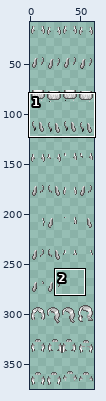
Two states of a sprite sheet, TrendyHaley/assets/Characters/Haley_winter_overlay_hair_gray.png. The first picture is a wide view before the edit; the outline marks the close-up.
Close-up. Before the commit:
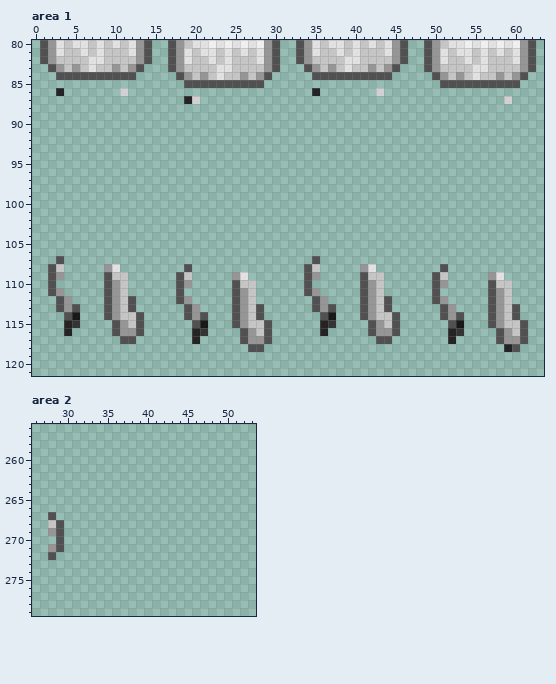
The file is 64x384 pixels. Colours within 5 levels of each other are drawn and written as one. Shown: area 1: x 0..63, y 80..121; area 2: x 26..53, y 256..279. The wide view leaves out empty margins. The commit also changed other parts of the picture, which this record leaves out.
And afterwards:
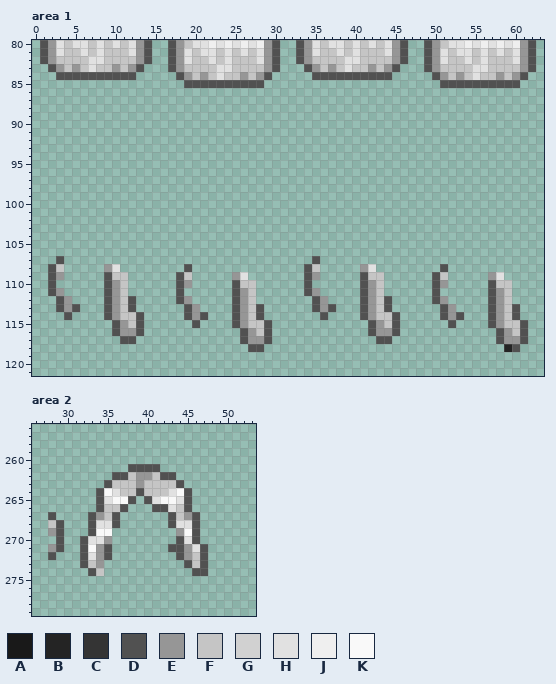
Palette (. is transparent): A #191919  B #242424  C #343434  D #515151  E #969696  F #c5c5c5  G #d1d1d1  H #e1e1e1  J #efefef  K #f9f9f9
What changed:
--- area 1
@@ x 0..63 @@
  85 ...................DDDDDDDDDD......................DDDDDDDDDD...
- 86 ...B.......G.......................B.......G....................
- 87 ...................BG......................................G....
+ 86 ................................................................
+ 87 ................................................................
  88 ................................................................
@@ x 0..63 @@
 113 ...DED...DEFD......DE....DEFD......DED...DEFD......DE....DEFD...
-114 ....DA...DEFFD.....DED...DEFD.......DA...DEFFD.....DED...DEFD...
-115 ....BC....DEFD......DA...DEFFD......BC....DEFD......DA...DEFFD..
-116 ....B.....DEED......BC....DEFD......B.....DEED......BC....DEFD..
-117 ...........DD.......B.....DEED.............DD.......B.....DEED..
+114 ....D....DEFFD.....DED...DEFD.......D....DEFFD.....DED...DEFD...
+115 ..........DEFD......D....DEFFD............DEFD......D....DEFFD..
+116 ..........DEED............DEFD............DEED............DEFD..
+117 ...........DD.............DEED.............DD.............DEED..
 118 ...........................DD..............................BD...
--- area 2
@@ x 26..53 @@
 260 ............................
-261 ............................
-262 ............................
-263 ............................
-264 ............................
-265 ............................
-266 ............................
-267 ..D.........................
-268 ..FD........................
-269 ..ED........................
-270 ...D........................
-271 ..ED........................
-272 ..D.........................
-273 ............................
-274 ............................
+261 ............DDDD............
+262 ..........DDFEEFDD..........
+263 .........DFFFEFFFFD.........
+264 ........DKHFFDFFFHKD........
+265 ........DHKKD.DHKKHD........
+266 ........DFFD...DDHFD........
+267 ..D....DEFD......DFED.......
+268 ..FD...DHHD......DHHD.......
+269 ..ED...DKK........EKD.......
+270 ...D..DHHE........DHD.......
+271 ..ED..DKED.......DDEHD......
+272 ..D...DHED........DEFD......
+273 ......DFE..........DFD......
+274 .......DF...........DD......
 275 ............................
